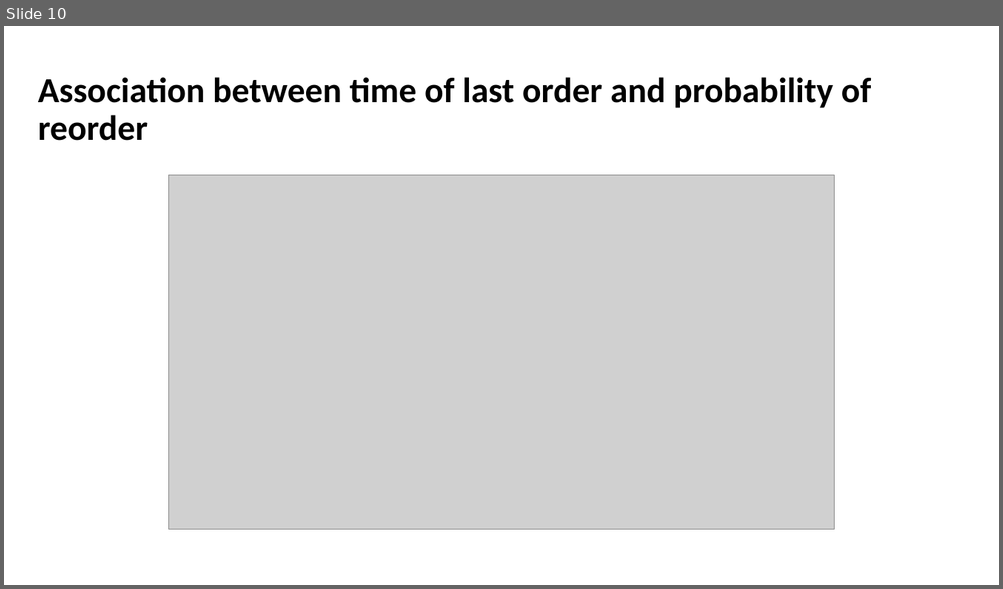
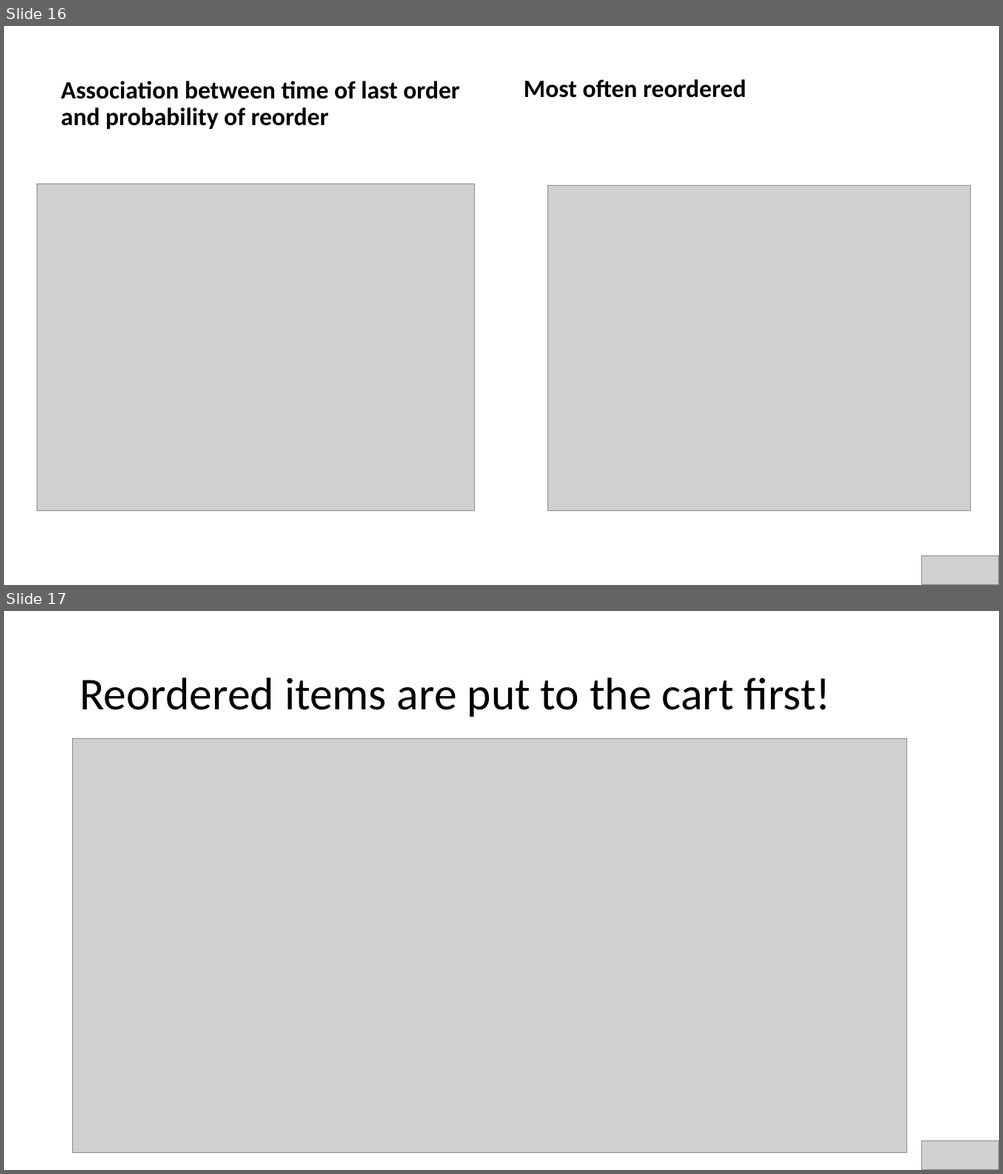
Before and after one commit to nairPrashant/InstaDataScience, a slide deck: Report/Presentation.pptx. Shown one above the other, each under a label of ours: slide 10 before the commit, slides 16 and 17 after it. The pictures are 1003x589 and 1003x1174 pixels, drawn with LibreOffice and Linux fonts; fonts in the diff are those of the drawing; grey boxes stand for pictures. Boxes give left, top, right and bottom in pixels: in the first picture for what was removed or moved away, otherwise in the second. Text is boxed around its words. In the diff, an @@ line names an element or a change of style, - is before the commit and + after.

```diff
--- a/Report/Presentation.pptx
+++ b/Report/Presentation.pptx
@@ slide 17 added at (x1=4, y1=611, x2=999, y2=1170), background #FFFFFF @@
@@ title added at (x1=79, y1=678, x2=831, y2=717), 44 pt, text #000000 @@
+Reordered items are put to the cart first!
@@ picture added at (x1=73, y1=738, x2=907, y2=1153) @@
@@ picture added at (x1=922, y1=1141, x2=999, y2=1170) @@
@@ what was slide 10 is now slide 16 @@
@@ slide 16 changed as well @@
@@ text "Association between time of last ..." moved from (x1=38, y1=77, x2=871, y2=141) to (x1=61, y1=81, x2=459, y2=130) @@
@@ text "Association between time of last ..." at (x1=61, y1=81, x2=459, y2=130): size 34 to 24 pt; more space between paragraphs; vertical alignment middle to bottom @@
@@ text added at (x1=523, y1=79, x2=745, y2=98), 24 pt, text #000000, bold @@
+Most often reordered
@@ picture resized from (x1=169, y1=175, x2=834, y2=531) to (x1=37, y1=184, x2=475, y2=511) @@
@@ picture added at (x1=548, y1=185, x2=971, y2=511) @@
@@ picture added at (x1=922, y1=556, x2=999, y2=585) @@
```
Also in this commit, not shown: 7 other slides changed, 25 other slides added, 4 slides removed, 1 other file.
